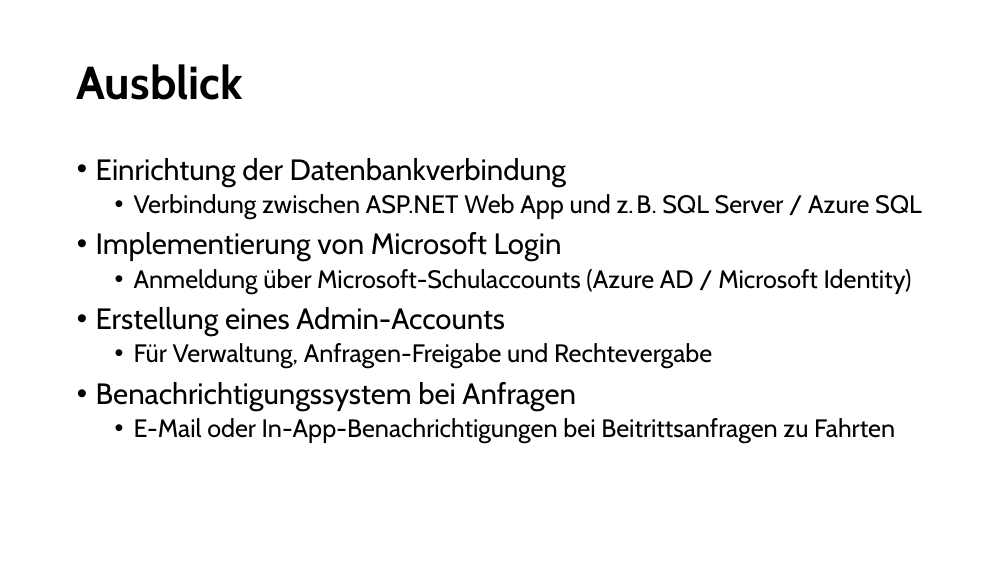
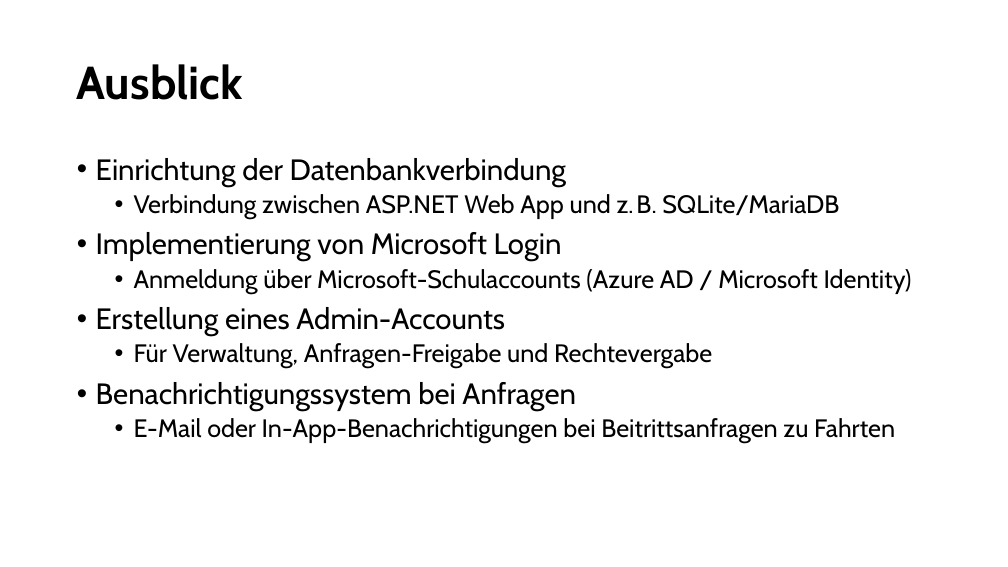
Before and after one commit to HalbmayrJulian/Carpooling_Service_Students, a slide deck: slide 8 of Zwischenpräsentation.pptx. Drawn at 1008x567 pixels with LibreOffice and Linux fonts; fonts in the diff are those of the drawing. Boxes give left, top, right and bottom in pixels: in the first picture for what was removed or moved away, otherwise in the second. Text is boxed around its words. In the diff, an @@ line names an element or a change of style, - is before the commit and + after.

Commit message:
Zwischenpräsentation fertiggestellt

```diff
--- a/Zwischenpräsentation.pptx
+++ b/Zwischenpräsentation.pptx
@@ text at (134, 194, 839, 219): text changed @@
-  • Verbindung zwischen ASP.NET Web App und z. B. SQL Server / Azure SQL
+  • Verbindung zwischen ASP.NET Web App und z. B. SQLite/MariaDB
```
Also in this commit, not shown: 1 other slide changed.
